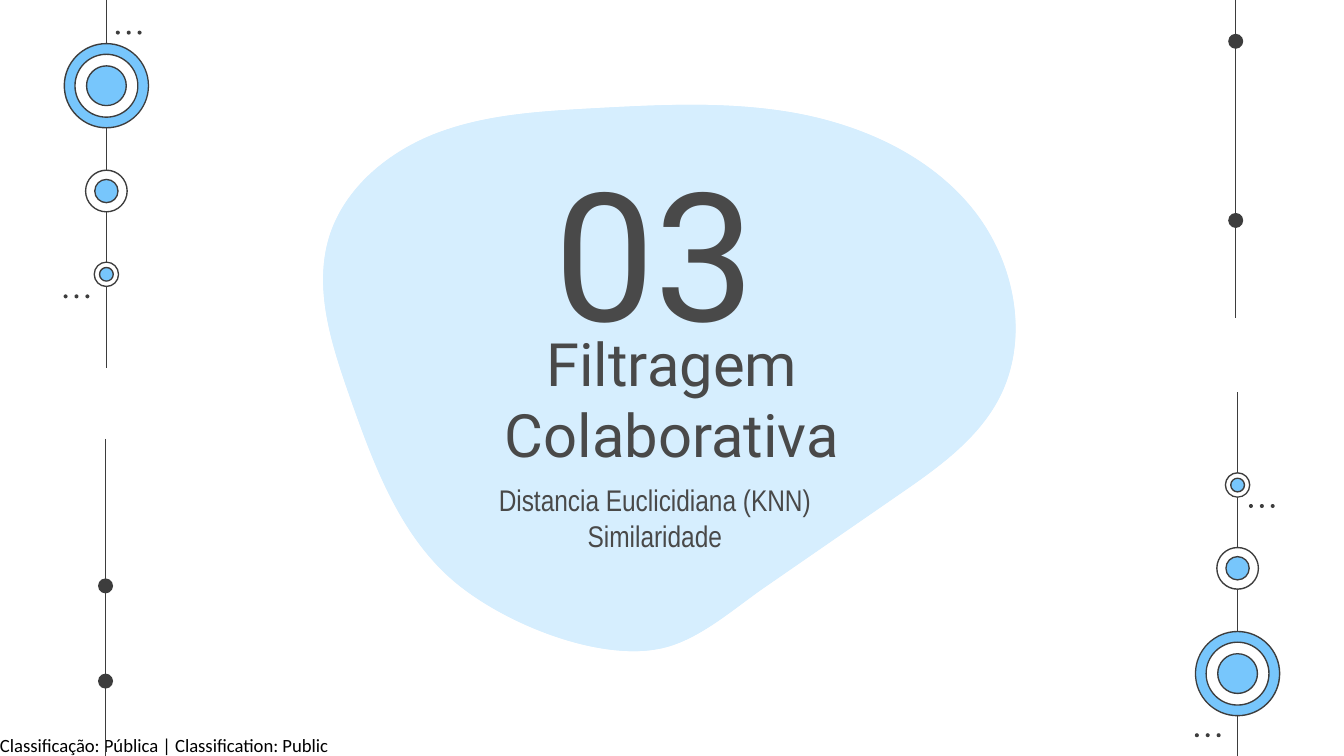
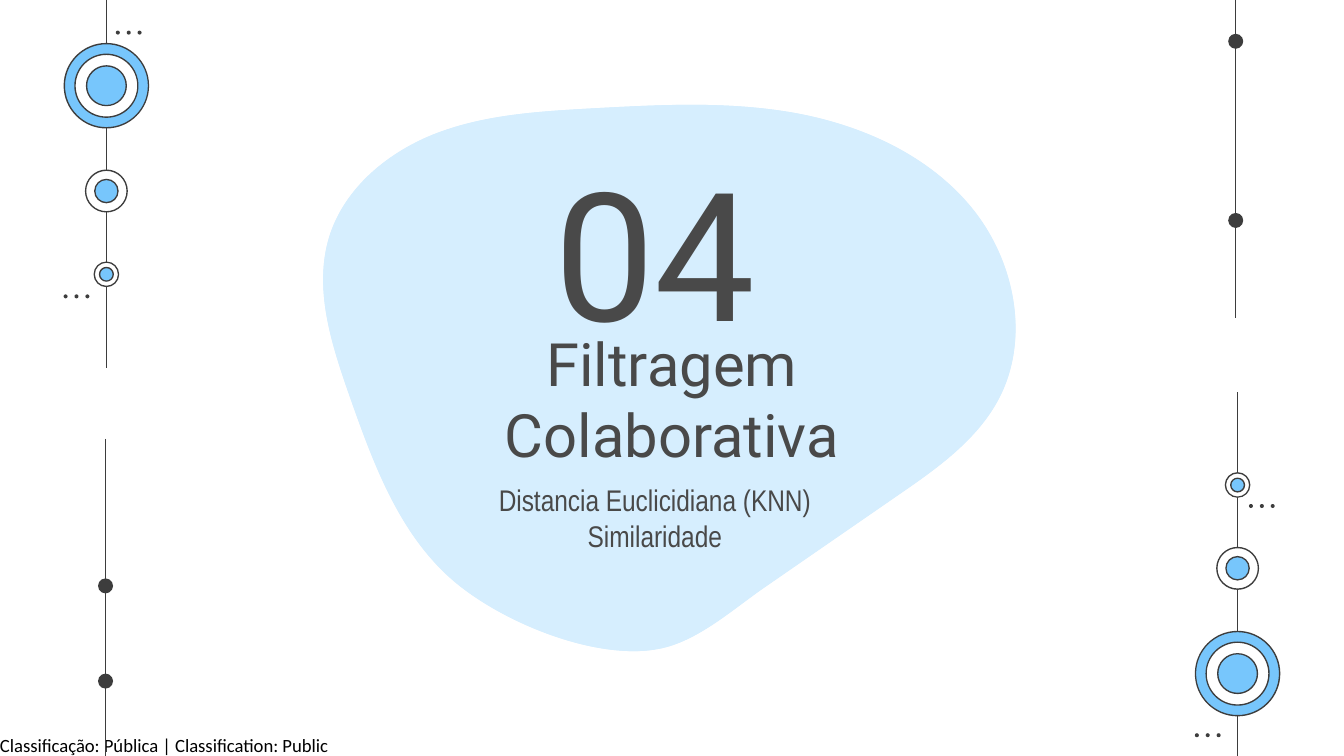
Before and after one commit to SaraPMC/SR, a slide deck: slide 9 of SHI Analytcs - PPT.pptx (slide 7 before the commit). Drawn at 1344x756 pixels with LibreOffice and Linux fonts; fonts in the diff are those of the drawing. Boxes give left, top, right and bottom in pixels: in the first picture for what was removed or moved away, otherwise in the second. Text is boxed around its words. In the diff, an @@ line names an element or a change of style, - is before the commit and + after.

```diff
--- a/SHI Analytcs - PPT.pptx
+++ b/SHI Analytcs - PPT.pptx
@@ title at (x1=554, y1=192, x2=755, y2=362): text changed @@
-03
+04
```
Also in this commit, not shown: 4 other slides changed, 2 slides added, 1 slide removed, 2 other files.
